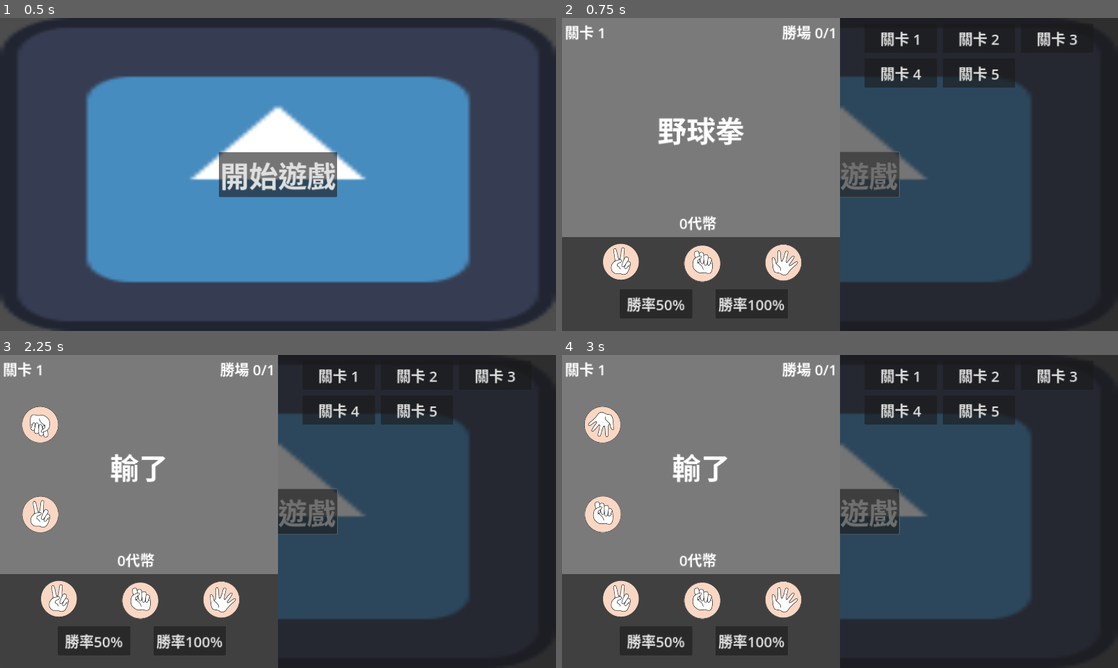
Above: before the commit, frames 1-4 (two rows, left to right).
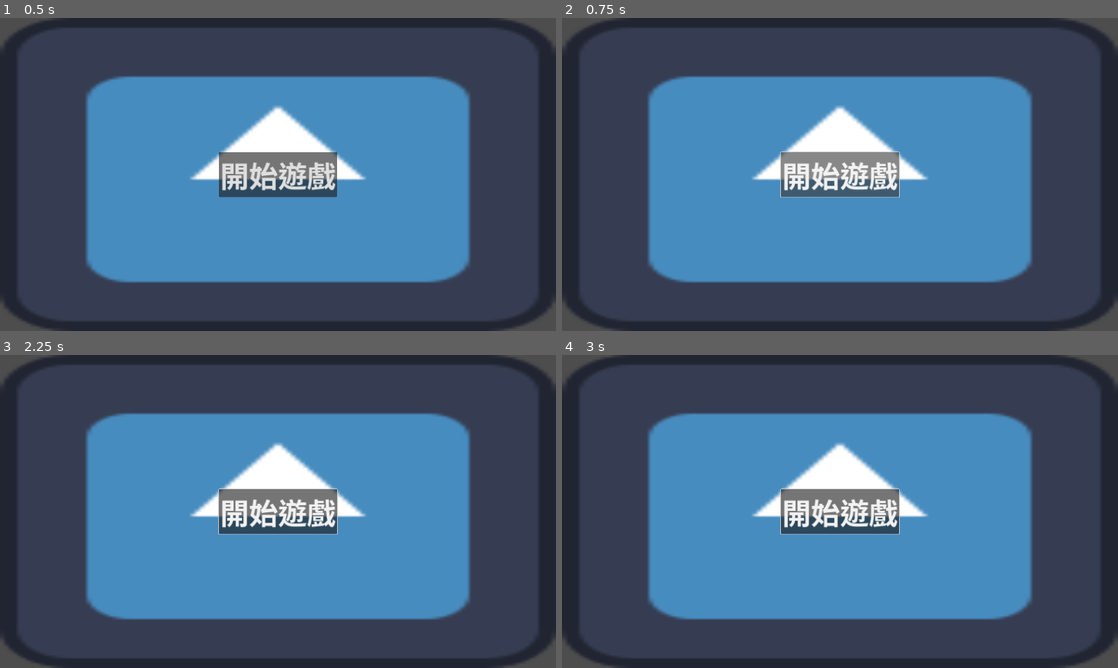
Above: after the commit, the same moments.

Repository: sharkwvt/moragame
Game: Godot game, scene res://start.tscn
Two runs of this game, one before a commit and one after it. Both use one fixed random seed, a clock stepped at 60 frames per second and the inputs below. The engine's default icon, where the game draws it, is replaced by a stand-in: a white triangle on a blue panel in a dark square.
Inputs (mouse positions are in pixels of both pictures, inside the frame that each line leads up to):
- Up to frame 1 (0.5 s): no input
- Up to frame 2 (0.75 s): click "開始遊戲" at 0.5 s
- Up to frame 3 (2.25 s): click "開始遊戲" at 1.25 s; click (61, 599) at 2.02 s
- Up to frame 4 (3 s): click (701, 599) at 2.77 s

Frame 1 is identical in both runs. In frame 2, 89% of the frame differs, in the area x 0-100%, y 0-100%; in frame 3, 89%; in frame 4, 89%.
Error after the commit: Parse Error: Identifier "Steam" not declared in the current scope. (res://autoload/steamworks.gd:26)

Commit message:
完善steam功能

Diff:
--- /dev/null
+++ b/autoload/data.gd
@@ -0,0 +1,21 @@
+extends Node
+
+var game_scene = preload("res://game.tscn").instantiate()
+
+var this_platform: String = "other" # 遊戲平台
+
+# 要同步至Steam的數據
+var statistics: Dictionary = {
+	"代幣": 0
+	}
+
+# Called when the node enters the scene tree for the first time.
+func _ready() -> void:
+	pass
+
+# Called every frame. 'delta' is the elapsed time since the previous frame.
+func _process(_delta: float) -> void:
+	pass
+
+func start_game():
+	get_tree().root.add_child(game_scene)
--- /dev/null
+++ b/autoload/steamworks.gd
@@ -0,0 +1,136 @@
+extends Node
+
+var steam_api: Object = null
+var steam_appid: int = 480 # 480為測試用
+var steam_id: int = 0
+var steam_name: String = "You"
+
+var achievements: Dictionary = {
+	"成就ID1": false,
+	"成就ID2": false,
+	"成就ID3": false
+	}
+
+func _init() -> void:
+	# 設定環境變數
+	OS.set_environment("SteamAppId", str(steam_appid))
+	OS.set_environment("SteamGameId", str(steam_appid))
+	initialize_steam()
+
+# Called when the node enters the scene tree for the first time.
+func _ready() -> void:
+	pass
+
+# Called every frame. 'delta' is the elapsed time since the previous frame.
+func _process(_delta: float) -> void:
+	Steam.run_callbacks()
+
+func is_steam_enabled() -> bool:
+	if Data.this_platform == "steam" and steam_api != null:
+		return true
+	return false
+
+# steam 初始化
+func initialize_steam() -> void:
+	if Engine.has_singleton("Steam"):
+		steam_api = Engine.get_singleton("Steam")
+
+		var initialized: Dictionary = steam_api.steamInitEx(true)
+
+		print("[STEAM] 初始化?: %s" % initialized)
+
+		if initialized['status'] > 0:
+			print("Steam初始化失敗, 停用功能: %s" % initialized)
+			steam_api = null
+			return
+
+		Data.this_platform = "steam"
+		steam_id = steam_api.getSteamID()
+		steam_name = steam_api.getPersonaName()
+		print("steam_id " + str(steam_id))
+		print("steam_name " + steam_name)
+		# 接收Steam狀態後執行
+		Steam.current_stats_received.connect(_on_steam_stats_ready)
+
+func _on_steam_stats_ready(this_game: int, this_result: int, this_user: int) -> void:
+	print("開始接收Steam數據和成就: %s / %s / %s" % [this_user, this_result, this_game])
+	if this_user != steam_id:
+		print("玩家不符, 本地:%s Steam:%s" % [steam_id, this_user])
+		return
+	if this_game != steam_appid:
+		print("App ID 不符, 本地:%s Steam:%s" % [steam_appid, this_game])
+		return
+	if this_result != Steam.RESULT_OK:
+		print("Steam數據和成就接收失敗:%s" % this_result)
+		return
+	load_steam_stats()
+	load_steam_achievements()
+
+# 讀取數據
+func load_steam_stats() -> void:
+	var statistics := Data.statistics
+	for this_stat in statistics.keys():
+		var steam_stat: int = Steam.getStatInt(this_stat)
+		if statistics[this_stat] != steam_stat:
+			print("數據 %s 數值不同, 取最大, 本地:%s Steam:%s" % [this_stat, statistics[this_stat], steam_stat])
+			set_statistic(this_stat, statistics[this_stat] if statistics[this_stat] > steam_stat else steam_stat)
+		else:
+			print("數據 %s 數值相同" % this_stat)
+	print("Steam數據讀取完成")
+
+# 讀取成就
+func load_steam_achievements() -> void:
+	for this_achievement in achievements.keys():
+		var steam_achievement: Dictionary = Steam.getAchievement(this_achievement)
+
+		if not steam_achievement['ret']:
+			print("Steam不存在 %s 成就" % this_achievement)
+			break
+		if achievements[this_achievement] == steam_achievement['achieved']:
+			print("成就 %s 狀態相同, 不需更改" % this_achievement)
+			break
+
+		set_achievement(this_achievement)
+
+	print("Steam成就讀取完成")
+
+# 設定數據
+func set_statistic(this_stat: String, new_value: int = 0) -> void:
+	var statistics := Data.statistics
+	if not statistics.has(this_stat):
+		print("數據 %s 不存在" % this_stat)
+		return
+
+	statistics[this_stat] = new_value
+
+	if not Steam.setStatInt(this_stat, new_value):
+		print("數據 %s 設定成 %s 失敗" % [this_stat, new_value])
+		return
+
+	print("數據 %s 設定 %s 成功" % [this_stat, new_value])
+
+	if not Steam.storeStats():
+		print("數據觸發失敗")
+		return
+
+	print("數據傳送完成")
+
+# 設定成就
+func set_achievement(this_achievement: String) -> void:
+	if not achievements.has(this_achievement):
+		print("成就不存在: %s" % this_achievement)
+		return
+
+	achievements[this_achievement] = true
+
+	if not Steam.setAchievement(this_achievement):
+		print("成就設定失敗: %s" % this_achievement)
+		return
+
+	print("設定成就: %s" % this_achievement)
+
+	if not Steam.storeStats():
+		print("觸發成就失敗")
+		return
+
+	print("成就設定完成")
--- a/data.gd
+++ /dev/null
@@ -1,38 +0,0 @@
-extends Node
-
-var game_scene = preload("res://game.tscn").instantiate()
-
-var this_platform: String = "steam"
-var steam_api: Object = null
-var steam_id: int
-var steam_name: String
-
-func start_game():
-	get_tree().root.add_child(game_scene)
-
-# steam 初始化
-func initialize_steam() -> void:
-	this_platform = "other"
-	steam_id = 0
-	steam_name = "You"
-
-	if Engine.has_singleton("Steam"):
-		this_platform = "steam"
-		steam_api = Engine.get_singleton("Steam")
-
-		var initialized: Dictionary = steam_api.steamInitEx(false)
-
-		print("[STEAM] 初始化?: %s" % initialized)
-
-		if initialized['status'] > 0:
-			print("Steam初始化失敗, 停用功能: %s" % initialized)
-			steam_api = null
-			return
-
-		steam_id = steam_api.getSteamID()
-		steam_name = steam_api.getPersonaName()
-
-func is_steam_enabled() -> bool:
-	if this_platform == "steam" and steam_api != null:
-		return true
-	return false
--- a/game.gd
+++ b/game.gd
@@ -19,13 +19,13 @@
 	剪刀,
 	石頭,
 	布
-}
+	}
 
 enum ITEM {
 	無,
 	道具1,
 	道具2
-}
+	}
 
 # Called when the node enters the scene tree for the first time.
 func _ready() -> void:
--- a/game.tscn
+++ b/game.tscn
@@ -2,9 +2,9 @@
 
 [ext_resource type="Script" path="res://game.gd" id="1_r4lsy"]
 [ext_resource type="PackedScene" uid="uid://bbnqy0t83t7js" path="res://關卡按鈕.tscn" id="2_8jlop"]
-[ext_resource type="Texture2D" uid="uid://dtip44sec3kdw" path="res://Image/剪刀.png" id="3_rk6as"]
-[ext_resource type="Texture2D" uid="uid://bdr2ht0bxbdyx" path="res://Image/石頭.png" id="4_pnyek"]
-[ext_resource type="Texture2D" uid="uid://bh61ejcf8ihk0" path="res://Image/布.png" id="5_rxaq4"]
+[ext_resource type="Texture2D" uid="uid://dtip44sec3kdw" path="res://image/剪刀.png" id="3_rk6as"]
+[ext_resource type="Texture2D" uid="uid://bdr2ht0bxbdyx" path="res://image/石頭.png" id="4_pnyek"]
+[ext_resource type="Texture2D" uid="uid://bh61ejcf8ihk0" path="res://image/布.png" id="5_rxaq4"]
 
 [sub_resource type="LabelSettings" id="LabelSettings_hpg7j"]
 font_size = 100
--- a/project.godot
+++ b/project.godot
@@ -17,7 +17,12 @@
 
 [autoload]
 
-Data="*res://data.gd"
+Data="*res://autoload/data.gd"
+Steamworks="*res://autoload/steamworks.gd"
+
+[debug]
+
+file_logging/enable_file_logging=true
 
 [display]
 
--- a/start.gd
+++ b/start.gd
@@ -2,11 +2,12 @@
 
 # Called when the node enters the scene tree for the first time.
 func _ready() -> void:
-	Data.initialize_steam()
+	pass
 
 # Called every frame. 'delta' is the elapsed time since the previous frame.
-func _process(delta: float) -> void:
+func _process(_delta: float) -> void:
 	pass
 
 func _on_start_button_pressed() -> void:
+	Steamworks.set_achievement("成就ID1")
 	Data.start_game()
Not shown, changed: Image/剪刀.png.import
Not shown, changed: Image/布.png.import
Not shown, changed: Image/石頭.png.import
Not shown, added: steam_appid.txt
